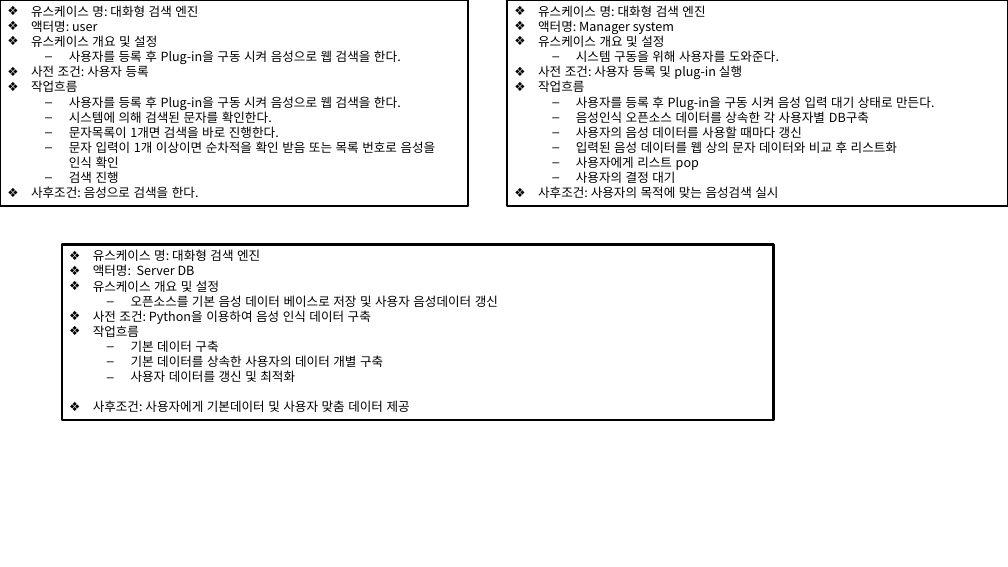
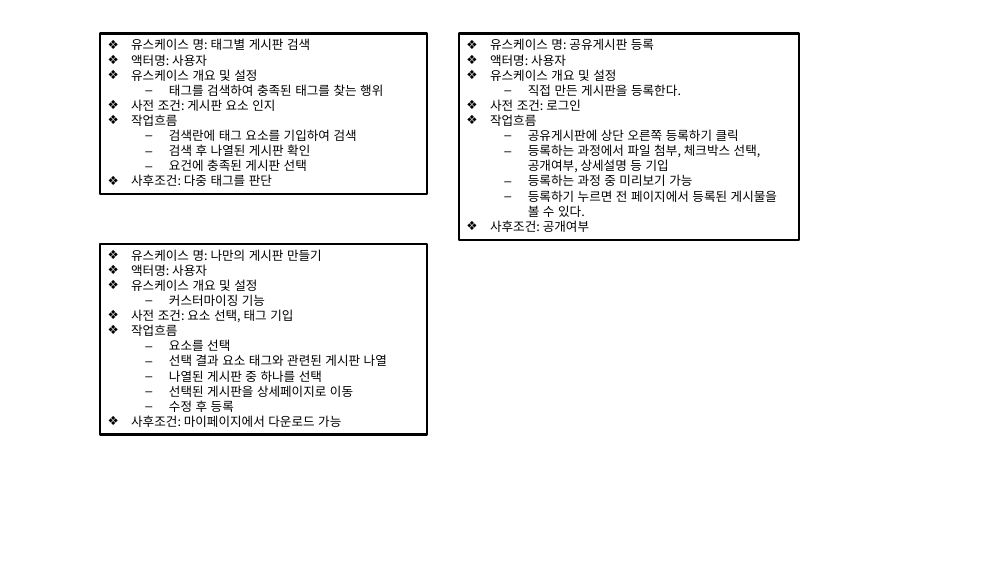
Before and after one commit to tomsnote/portfolio, a slide deck: slide 6 of 요구사항정의서/유스케이스 다이어그램.pptx (slide 3 before the commit). Drawn at 1008x567 pixels with LibreOffice and Linux fonts; fonts in the diff are those of the drawing. Boxes give left, top, right and bottom in pixels: in the first picture for what was removed or moved away, otherwise in the second. Text is boxed around its words. In the diff, an @@ line names an element or a change of style, - is before the commit and + after.

```diff
--- a/요구사항정의서/유스케이스 다이어그램.pptx
+++ b/요구사항정의서/유스케이스 다이어그램.pptx
@@ rectangle "유스케이스 명: 태그별 게시판 검색": place and size @@
-rectangle "유스케이스 명: 태그별 게시판 검색" at <box>0,0,469,206</box>
+rectangle "유스케이스 명: 태그별 게시판 검색" at <box>100,33,427,194</box>
@@ text in rectangle at <box>131,38,310,66</box>: text changed @@
-❖ 유스케이스 명: 대화형 검색 엔진
-❖ 액터명: user
+❖ 유스케이스 명: 태그별 게시판 검색
+❖ 액터명: 사용자
@@ rectangle "유스케이스 명: 공유게시판 등록": place and size @@
-rectangle "유스케이스 명: 공유게시판 등록" at <box>507,0,1008,206</box>
+rectangle "유스케이스 명: 공유게시판 등록" at <box>459,33,799,240</box>
@@ text in rectangle at <box>490,38,654,66</box>: text changed @@
-❖ 유스케이스 명: 대화형 검색 엔진
-❖ 액터명: Manager system
+❖ 유스케이스 명: 공유게시판 등록
+❖ 액터명: 사용자
@@ text in rectangle at <box>131,84,383,111</box>: text changed @@
-  – 사용자를 등록 후 Plug-in을 구동 시켜 음성으로 웹 검색을 한다.
-❖ 사전 조건: 사용자 등록
+  – 태그를 검색하여 충족된 태그를 찾는 행위
+❖ 사전 조건: 게시판 요소 인지
@@ text in rectangle at <box>490,84,681,111</box>: text changed @@
-  – 시스템 구동을 위해 사용자를 도와준다.
-❖ 사전 조건: 사용자 등록 및 plug-in 실행
+  – 직접 만든 게시판을 등록한다.
+❖ 사전 조건: 로그인
@@ text in rectangle at <box>131,129,357,186</box>: text changed @@
-  – 사용자를 등록 후 Plug-in을 구동 시켜 음성으로 웹 검색을 한다.
-  – 시스템에 의해 검색된 문자를 확인한다.
-  – 문자목록이 1개면 검색을 바로 진행한다.
-  – 문자 입력이 1개 이상이면 순차적을 확인 받음 또는 목록 번호로 음성을 인식 확인
-  – 검색 진행
-❖ 사후조건: 음성으로 검색을 한다.
+  – 검색란에 태그 요소를 기입하여 검색
+  – 검색 후 나열된 게시판 확인
+  – 요건에 충족된 게시판 선택
+❖ 사후조건: 다중 태그를 판단
@@ text in rectangle at <box>490,129,777,232</box>: text changed @@
-  – 사용자를 등록 후 Plug-in을 구동 시켜 음성 입력 대기 상태로 만든다.
-  – 음성인식 오픈소스 데이터를 상속한 각 사용자별 DB구축
-  – 사용자의 음성 데이터를 사용할 때마다 갱신
-  – 입력된 음성 데이터를 웹 상의 문자 데이터와 비교 후 리스트화
-  – 사용자에게 리스트 pop
-  – 사용자의 결정 대기
-❖ 사후조건: 사용자의 목적에 맞는 음성검색 실시
+  – 공유게시판에 상단 오른쪽 등록하기 클릭
+  – 등록하는 과정에서 파일 첨부, 체크박스 선택, 공개여부, 상세설명 등 기입
+  – 등록하는 과정 중 미리보기 가능
+  – 등록하기 누르면 전 페이지에서 등록된 게시물을 볼 수 있다.
+❖ 사후조건: 공개여부
@@ rectangle "유스케이스 명: 나만의 게시판 만들기": place and size @@
-rectangle "유스케이스 명: 나만의 게시판 만들기" at <box>62,244,774,420</box>
+rectangle "유스케이스 명: 나만의 게시판 만들기" at <box>100,243,427,434</box>
@@ text in rectangle at <box>131,249,322,276</box>: text changed @@
-❖ 유스케이스 명: 대화형 검색 엔진
-❖ 액터명: Server DB
+❖ 유스케이스 명: 나만의 게시판 만들기
+❖ 액터명: 사용자
@@ text in rectangle at <box>131,294,293,322</box>: text changed @@
-  – 오픈소스를 기본 음성 데이터 베이스로 저장 및 사용자 음성데이터 갱신
-❖ 사전 조건: Python을 이용하여 음성 인식 데이터 구축
+  – 커스터마이징 기능
+❖ 사전 조건: 요소 선택, 태그 기입
@@ text in rectangle at <box>131,339,387,427</box>: text changed @@
-  – 기본 데이터 구축
-  – 기본 데이터를 상속한 사용자의 데이터 개별 구축
-  – 사용자 데이터를 갱신 및 최적화
-❖ 사후조건: 사용자에게 기본데이터 및 사용자 맞춤 데이터 제공
+  – 요소를 선택
+  – 선택 결과 요소 태그와 관련된 게시판 나열
+  – 나열된 게시판 중 하나를 선택
+  – 선택된 게시판을 상세페이지로 이동
+  – 수정 후 등록
+❖ 사후조건: 마이페이지에서 다운로드 가능
```
Also in this commit, not shown: 2 other slides changed, 3 slides added, 11 other files.
